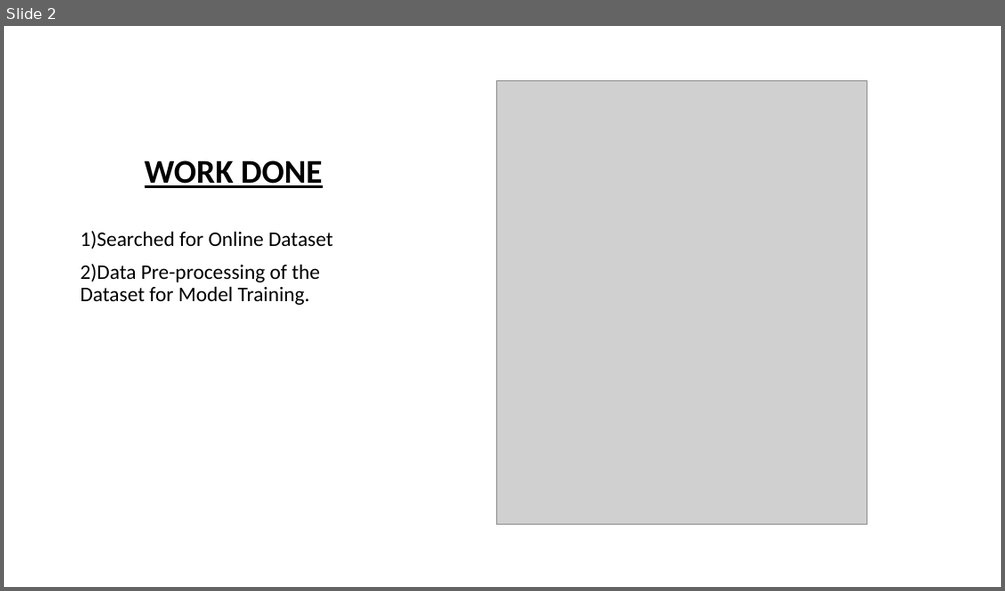
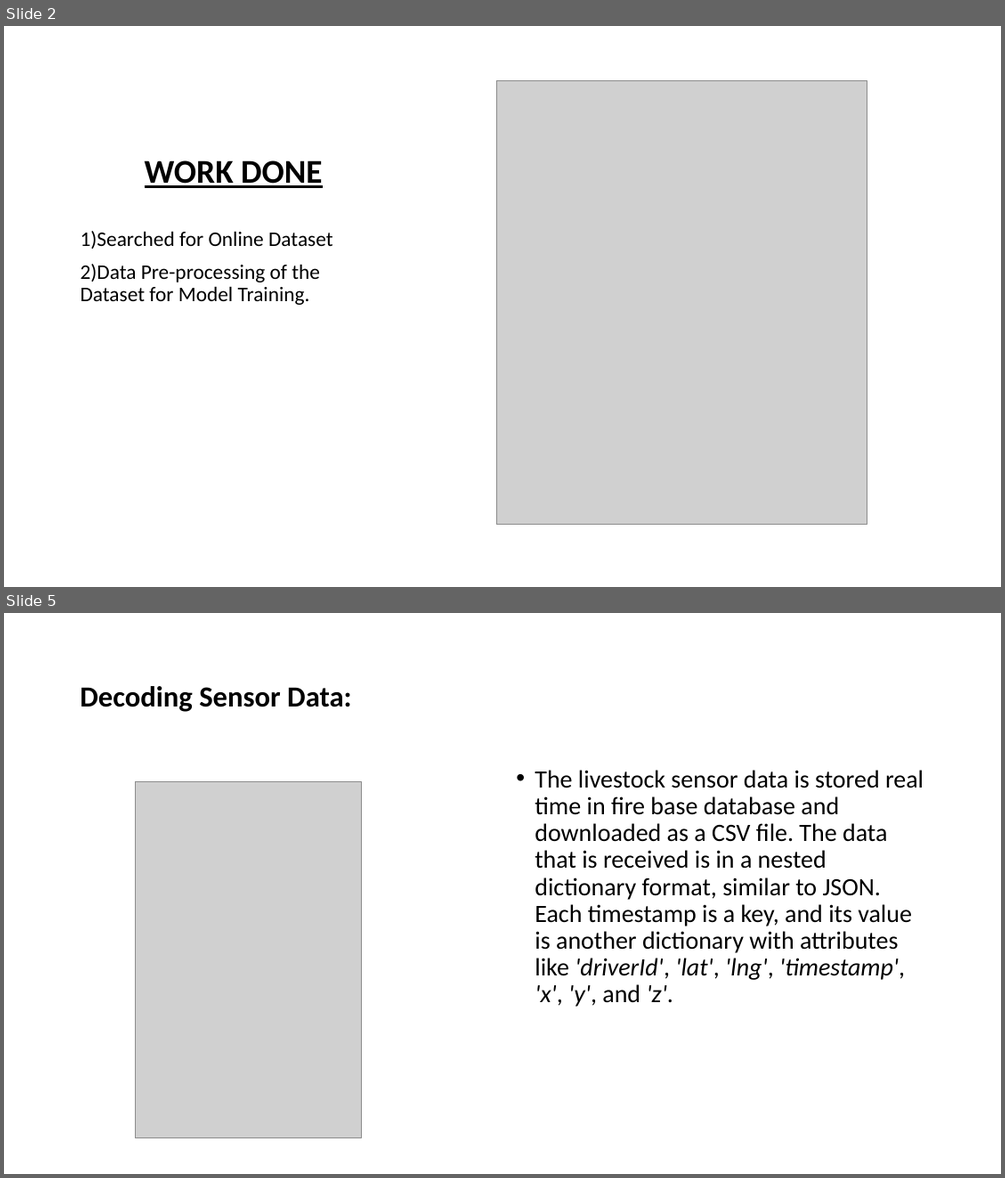
Before and after one commit to Ramesh86-TurBo/Livestock-Remote-Monitoring-Using-ML, a slide deck: PresentationPhase1.pptx. Shown one above the other, each under a label of ours: slide 2 before the commit, slides 2 and 5 after it; the slides between them are not shown. The pictures are 1005x591 and 1005x1178 pixels, drawn with LibreOffice and Linux fonts; fonts in the diff are those of the drawing; grey boxes stand for pictures. Boxes give left, top, right and bottom in pixels: in the first picture for what was removed or moved away, otherwise in the second. Text is boxed around its words. In the diff, an @@ line names an element or a change of style, - is before the commit and + after.

```diff
--- a/PresentationPhase1.pptx
+++ b/PresentationPhase1.pptx
@@ slide 5 added at [4,613,1001,1174], background #FFFFFF @@
@@ title added at [80,686,351,712], 28 pt, text #000000, bold @@
+Decoding Sensor Data:
@@ text added at [534,770,923,1006], 24 pt, text #000000 @@
+• The livestock sensor data is stored real time in fire base database and downloaded as a CSV file. The data that is received is in a nested dictionary format, similar to JSON. Each timestamp is a key, and its value is another dictionary with attributes like 'driverId', 'lat', 'lng', 'timestamp', 'x', 'y', and 'z'.
@@ picture added at [135,782,361,1138] @@
```
Also in this commit, not shown: 3 other slides added, 1 slide removed, 21 other files.
